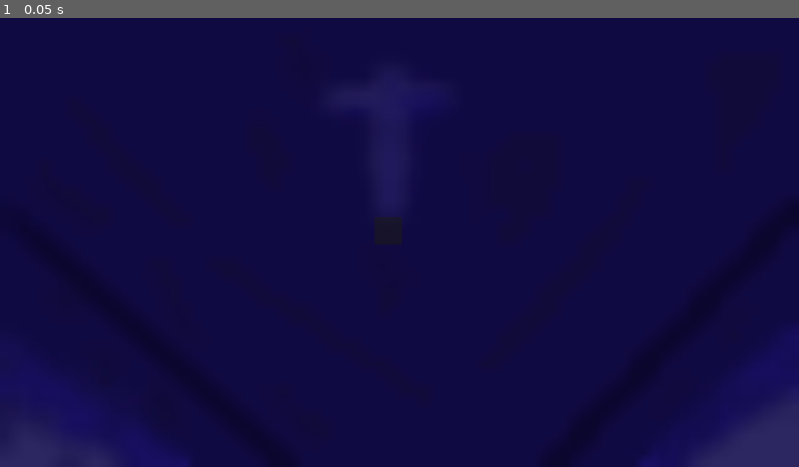
Above: before the commit, frame 1.
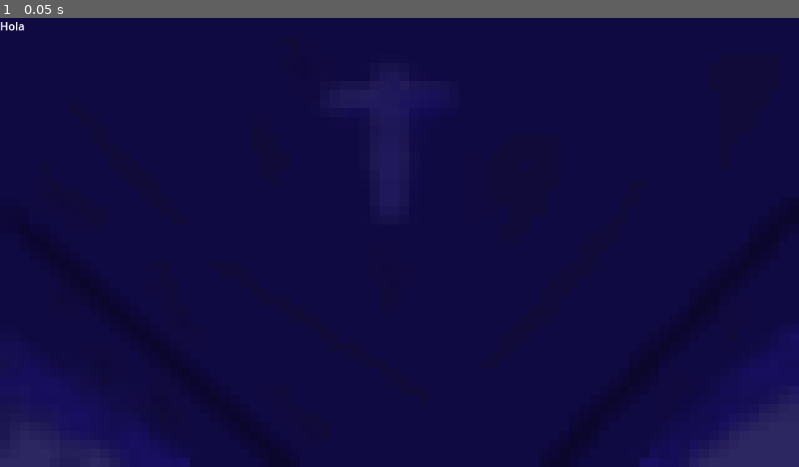
Above: after the commit, the same moment.

Repository: WalterScherk/In_a_coffin
Game: Godot game, scene res://Scenes/Coffin.tscn
Two runs of this game, one before a commit and one after it. Both use one fixed random seed, a clock stepped at 60 frames per second and the inputs below.
Inputs:
- Up to frame 1 (0.05 s): no input

The runs differ from the first frame. In frame 1, 0.1% of the frame differs, in the area x 0-51%, y 0-50%.

Commit message:
Game Manager and PoppingTextManager

Diff:
--- a/In a coffin/In a Coffin/Scenes/Coffin.tscn
+++ b/In a coffin/In a Coffin/Scenes/Coffin.tscn
@@ -1,16 +1,19 @@
-[gd_scene load_steps=2 format=3 uid="uid://d0m22pwgwl6lf"]
+[gd_scene load_steps=4 format=3 uid="uid://d0m22pwgwl6lf"]
 
 [ext_resource type="Texture2D" uid="uid://b4i8b2ufu3wvj" path="res://Sprites/Sprite nothing is there  In a coffin Beta.png" id="1_b05lr"]
+[ext_resource type="Script" path="res://Scripts/GameManager.gd" id="1_tpele"]
+[ext_resource type="Script" path="res://Scripts/PopingTextManager.gd" id="3_htoop"]
 
 [node name="Main" type="Node2D"]
+script = ExtResource("1_tpele")
 
 [node name="SpriteNothingIsThereInACoffinBeta" type="Sprite2D" parent="."]
+process_mode = 4
+texture_filter = 1
+texture_repeat = 1
 position = Vector2(576, 324)
 scale = Vector2(14.4, 12.96)
 texture = ExtResource("1_b05lr")
 
-[node name="Panel" type="Panel" parent="."]
-offset_left = 540.0
-offset_top = 287.0
-offset_right = 580.0
-offset_bottom = 327.0
+[node name="PoppingTextManager" type="Node2D" parent="."]
+script = ExtResource("3_htoop")
--- /dev/null
+++ b/In a coffin/In a Coffin/Scripts/GameManager.gd
@@ -0,0 +1,25 @@
+extends Node2D
+
+var hope
+var isPanicking
+var punches
+var isInjured
+var cronometer
+var punchInput
+
+# Called when the node enters the scene tree for the first time.
+func _ready():
+	hope = 100
+	punches = 0
+	isInjured = false
+	$PoppingTextManager.SpawnText("Hola")
+
+# Called every frame. 'delta' is the elapsed time since the previous frame.
+func _process(delta):
+
+	if Input.is_action_just_pressed("ui_select"):
+		punches += 1
+		print(punches)
+
+	if hope > 0:
+		hope -= 1 * delta
--- /dev/null
+++ b/In a coffin/In a Coffin/Scripts/PopingTextManager.gd
@@ -0,0 +1,9 @@
+extends Node2D
+
+func SpawnText(text):
+	var touchButton = TouchScreenButton.new()
+	var label = Label.new()
+
+	label.text = text
+	add_child(touchButton)
+	add_child(label)
Renamed: In a coffin/In a Coffin/Scenes/MainMenu.gd -> In a coffin/In a Coffin/Scripts/MainMenu.gd
Renamed: In a coffin/In a Coffin/StartButton.gd -> In a coffin/In a Coffin/Scripts/StartButton.gd
Binary file added: In a coffin/In a Coffin/Sprites/Mondongo.jpg
Not shown, added: In a coffin/In a Coffin/Sprites/Mondongo.jpg.import
